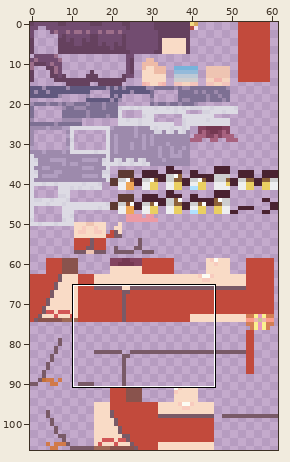
Sprite sheet, stored at textures/main.png. Above, an overview of the earlier version with the close-up marked.
Close-up. Before:
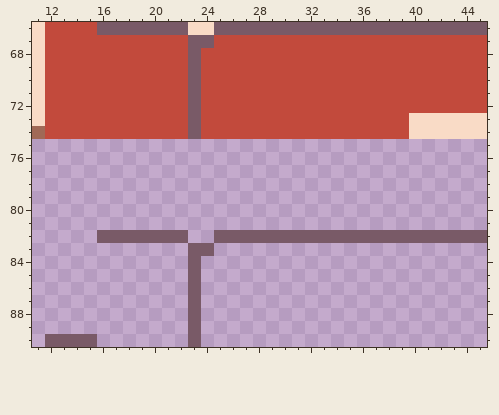
The file is 62x107 pixels. Colours within 5 levels of each other are drawn and written as one. Shown: x 11..45, y 66..90.
Once edited:
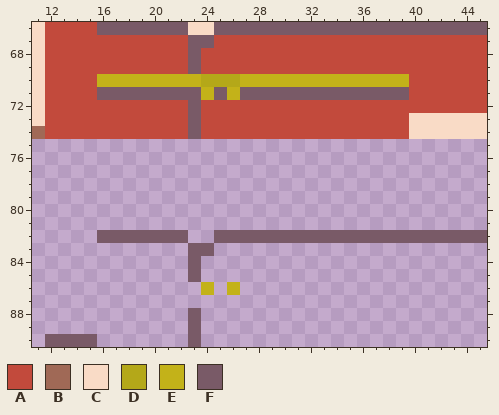
Palette (. is transparent): A #c24a3c  B #a06956  C #f9dbc6  D #b4a819  E #c3b219  F #795a67
The edit:
Changed rows in their new state; - is an unchanged pixel.
first column x 16:
70 EEEEEEEEDDDEEEEEEEEEEEEE
71 FFFFFFF-EFEFFFFFFFFFFFFF
first column x 23:
86 .E-E
87 .---
Where, in picture pixels (left, top, right, bottom), the same in both close-ups:
changed: (97, 74, 409, 100)
changed: (188, 282, 240, 308)
